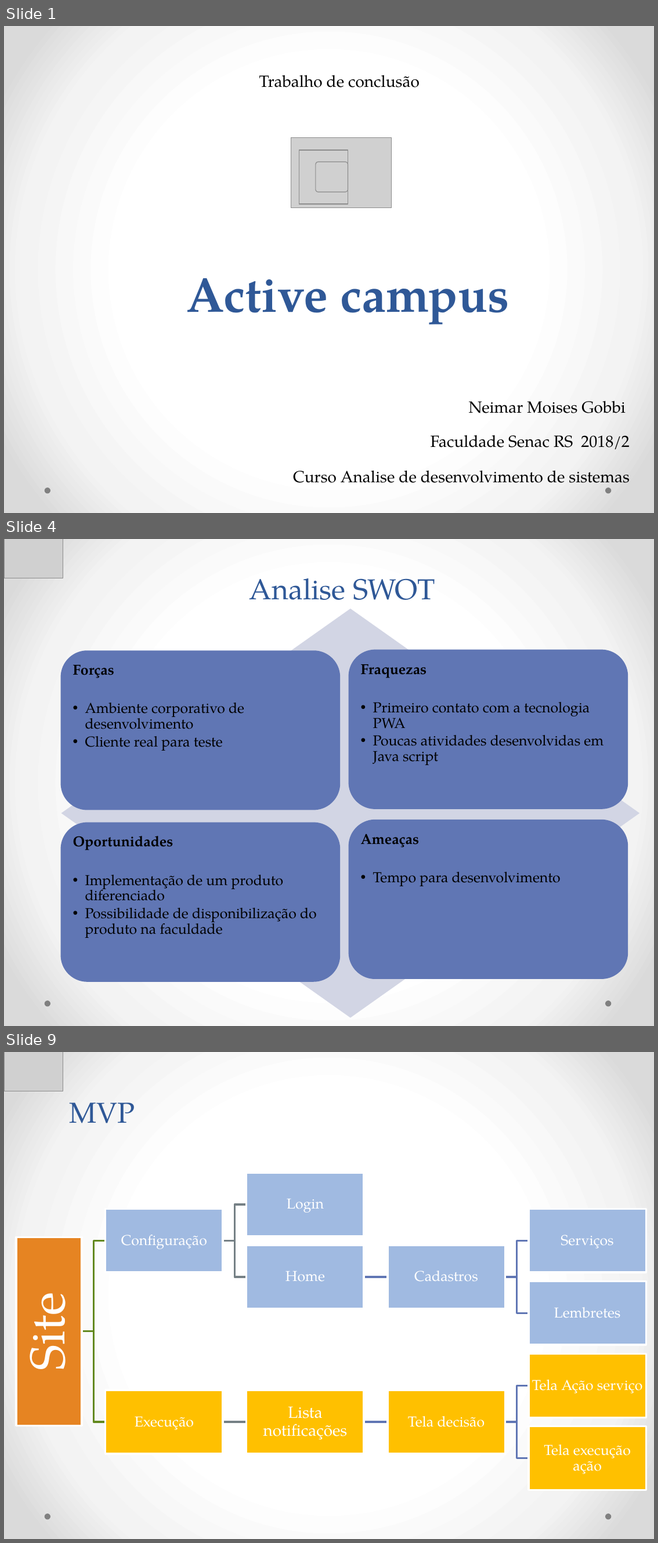
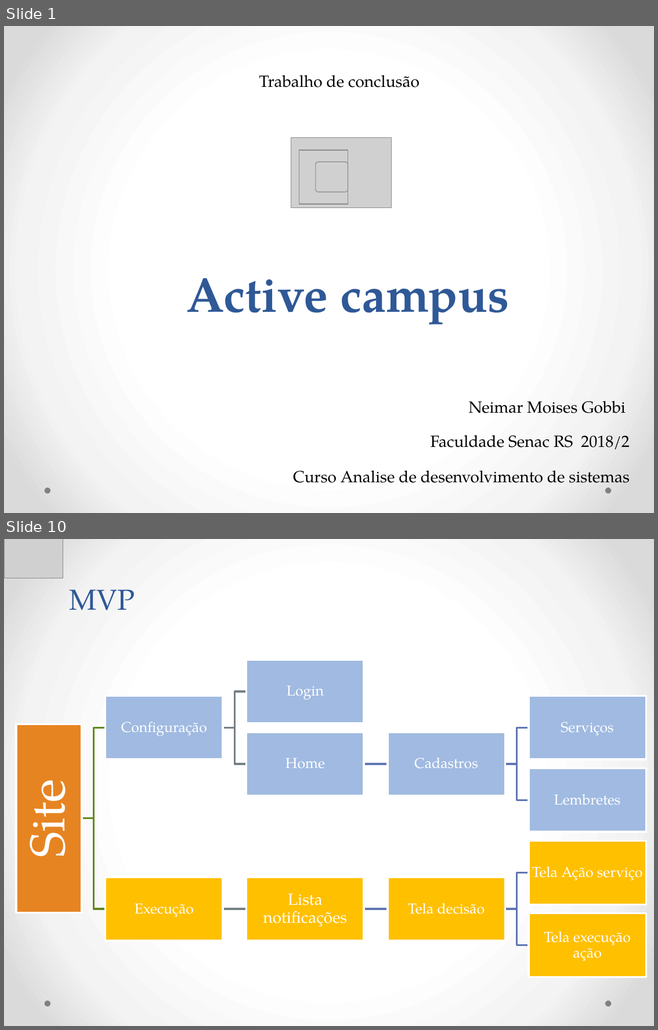
Before and after one commit to Neimarmg/TCC, a slide deck: Ppt-Andamento.pptx. Shown one above the other, each under a label of ours: slides 1, 4 and 9 before the commit, slides 1 and 10 after it; the slides between them are not shown. The pictures are 658x1543 and 658x1030 pixels, drawn with LibreOffice and Linux fonts; fonts in the diff are those of the drawing; grey boxes stand for pictures. Boxes give left, top, right and bottom in pixels: in the first picture for what was removed or moved away, otherwise in the second. Text is boxed around its words. In the diff, an @@ line names an element or a change of style, - is before the commit and + after.

```diff
--- a/Ppt-Andamento.pptx
+++ b/Ppt-Andamento.pptx
@@ slide 4 removed at (x1=4, y1=539, x2=654, y2=1026), background gradient #FFFFFF to #F4F4F4 to #DADADA; not listed: 2 template elements that a slide beside it also shows @@
@@ picture removed at (x1=4, y1=539, x2=63, y2=578) @@
@@ title removed at (x1=249, y1=578, x2=434, y2=600) @@
-Analise SWOT
@@ group removed at (x1=60, y1=609, x2=639, y2=1017): 4 rounded rectangles, 4 texts, 1 diamond @@
-Forças
-  •• Ambiente corporativo de desenvolvimento
-  •• Cliente real para teste
-Fraquezas
-  •• Primeiro contato com a tecnologia PWA
-  •• Poucas atividades desenvolvidas em Java script
-Oportunidades
-  •• Implementação de um produto diferenciado
-  •• Possibilidade de disponibilização do produto na faculdade
-Ameaças
-  •• Tempo para desenvolvimento
@@ what was slide 9 is now slide 10 @@
```
Also in this commit, not shown: 6 slides changed, 6 slides added, 12 other slides removed.
